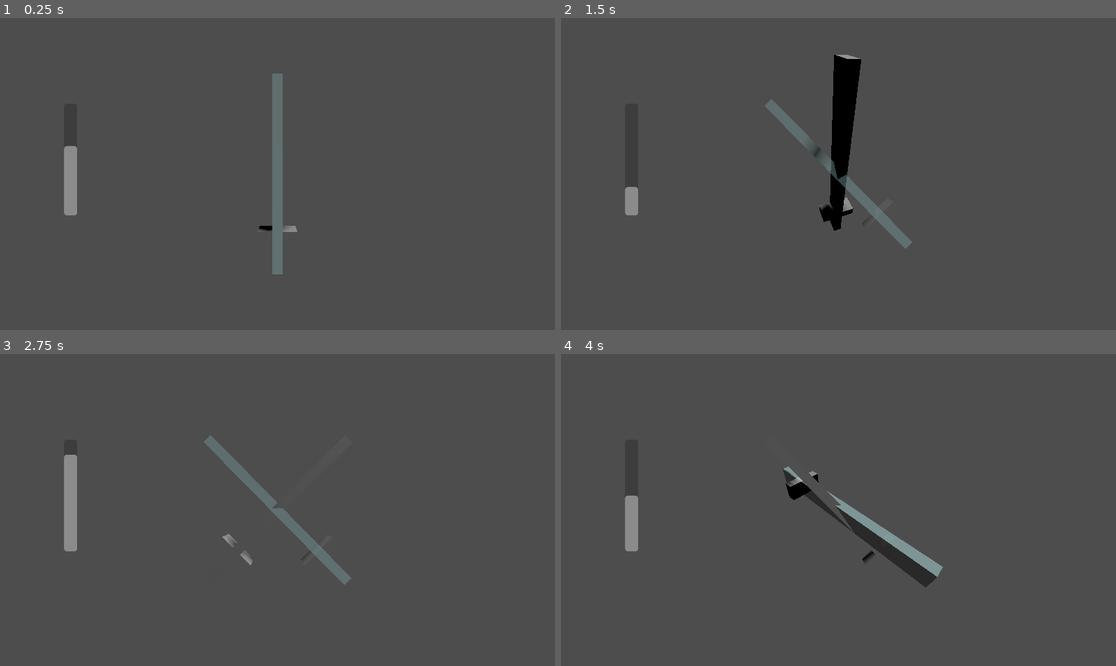
Above: before the commit, frames 1-4 (two rows, left to right).
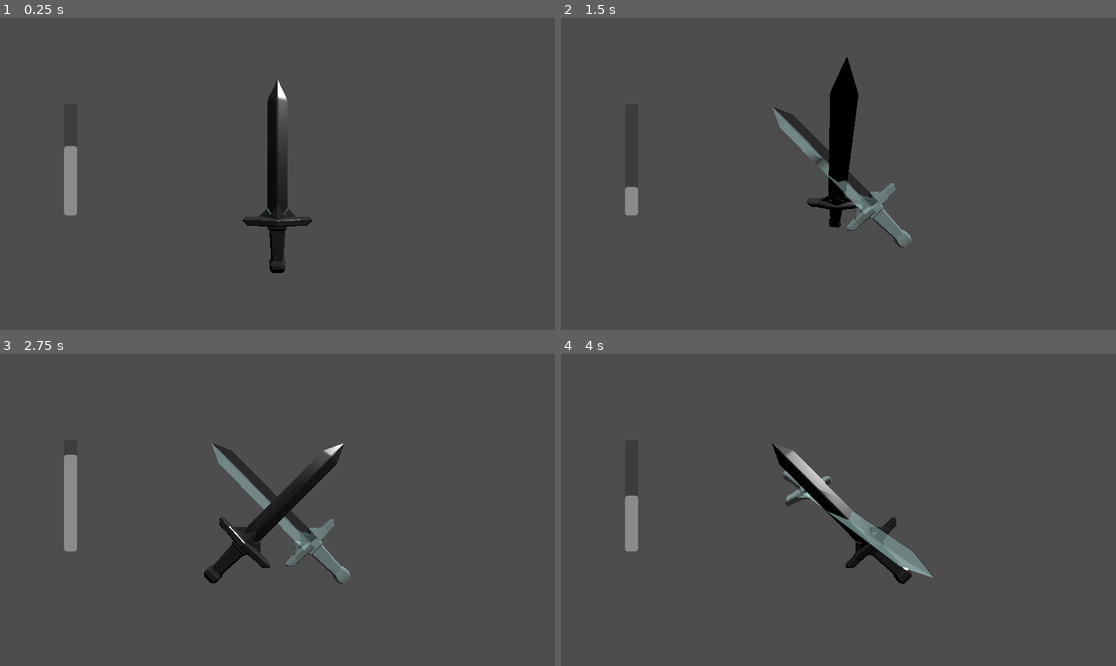
Above: after the commit, the same moments.

Repository: Lukko-Digital/Bladebearer
Game: Godot game, scene res://src/main.tscn
Two runs of this game, one before a commit and one after it. Both use one fixed random seed, a clock stepped at 60 frames per second and the inputs below.
Inputs:
- Up to frame 1 (0.25 s): no input
- Up to frame 2 (1.5 s): hold D (right) 0.53-1.28 s; hold Shift (shift) 0.53-1.28 s; hold S (backward) from 1.28 s (still down); tap Space (space) at 1.35 s
- Up to frame 3 (2.75 s): release S (backward) at 2.03 s; hold D (right) from 2.03 s (still down); hold Shift (shift) from 2.03 s (still down)
- Up to frame 4 (4 s): release D (right) at 2.78 s; release Shift (shift) at 2.78 s; hold W (forward) 2.78-3.53 s; tap Space (space) at 2.85 s; hold A (left) from 3.53 s (still down); hold Shift (shift) from 3.53 s (still down)

The runs differ from the first frame. In frame 1, 2.2% of the frame differs, in the area x 43-57%, y 17-83%; in frame 2, 2.2%; in frame 3, 3.5%, in the area x 36-64%, y 26-74%; in frame 4, 3.0%.

Commit message:
use sword model for game

Diff:
--- /dev/null
+++ b/src/hologram.tres
@@ -0,0 +1,5 @@
+[gd_resource type="StandardMaterial3D" format=3 uid="uid://tsinud1571qe"]
+
+[resource]
+transparency = 1
+albedo_color = Color(0.788235, 1, 1, 0.466667)
--- a/src/sword.tscn
+++ b/src/sword.tscn
@@ -1,9 +1,14 @@
-[gd_scene load_steps=3 format=3 uid="uid://ctoxk5ywvn75r"]
+[gd_scene load_steps=4 format=3 uid="uid://ctoxk5ywvn75r"]
 
 [ext_resource type="Script" path="res://src/sword.gd" id="1_a5gxo"]
 [ext_resource type="PackedScene" uid="uid://b404ka4awh3r" path="res://src/sword_mesh.tscn" id="2_dj4ne"]
+[ext_resource type="PackedScene" uid="uid://b54kilyopkprm" path="res://assets/models/Sword.glb" id="3_mq21s"]
 
 [node name="Sword" type="Node3D"]
 script = ExtResource("1_a5gxo")
 
 [node name="SwordMesh" parent="." instance=ExtResource("2_dj4ne")]
+visible = false
+
+[node name="Sword" parent="." instance=ExtResource("3_mq21s")]
+transform = Transform3D(0.17, 0, 0, 0, 0.17, 0, 0, 0, 0.17, 0, 0, 0)
--- a/src/target.tscn
+++ b/src/target.tscn
@@ -1,15 +1,13 @@
-[gd_scene load_steps=5 format=3 uid="uid://ccb8dq5qk5vev"]
+[gd_scene load_steps=6 format=3 uid="uid://ccb8dq5qk5vev"]
 
 [ext_resource type="Script" path="res://src/target.gd" id="1_rhyst"]
 [ext_resource type="PackedScene" uid="uid://b404ka4awh3r" path="res://src/sword_mesh.tscn" id="2_mukhp"]
+[ext_resource type="PackedScene" uid="uid://b54kilyopkprm" path="res://assets/models/Sword.glb" id="3_7grqd"]
+[ext_resource type="Material" uid="uid://tsinud1571qe" path="res://src/hologram.tres" id="3_c2dso"]
 
 [sub_resource type="CapsuleMesh" id="CapsuleMesh_vyjgv"]
 radius = 0.05
 height = 0.2
-
-[sub_resource type="StandardMaterial3D" id="StandardMaterial3D_bbrmi"]
-transparency = 1
-albedo_color = Color(0.788235, 1, 1, 0.466667)
 
 [node name="Target" type="Node3D"]
 script = ExtResource("1_rhyst")
@@ -19,5 +17,17 @@
 visible = false
 mesh = SubResource("CapsuleMesh_vyjgv")
 
-[node name="Hologram" parent="." instance=ExtResource("2_mukhp")]
-material_override = SubResource("StandardMaterial3D_bbrmi")
+[node name="HologramOLD" parent="." instance=ExtResource("2_mukhp")]
+visible = false
+material_override = ExtResource("3_c2dso")
+
+[node name="Hologram" parent="." instance=ExtResource("3_7grqd")]
+transform = Transform3D(0.16, 0, 0, 0, 0.17, 0, 0, 0, 0.16, 0, 0, 0)
+
+[node name="Blade" parent="Hologram" index="0"]
+material_override = ExtResource("3_c2dso")
+
+[node name="Handle" parent="Hologram" index="1"]
+material_override = ExtResource("3_c2dso")
+
+[editable path="Hologram"]
Not shown, added: assets/models/Sword.glb.import
